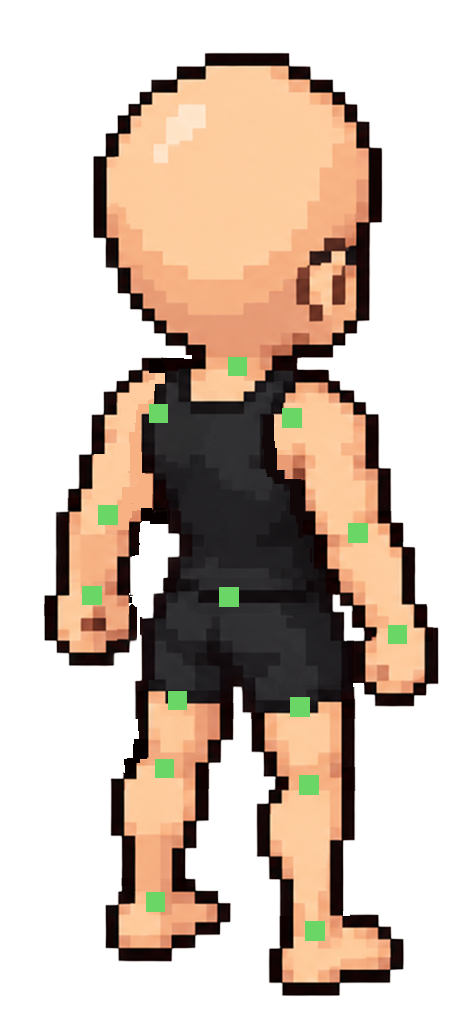
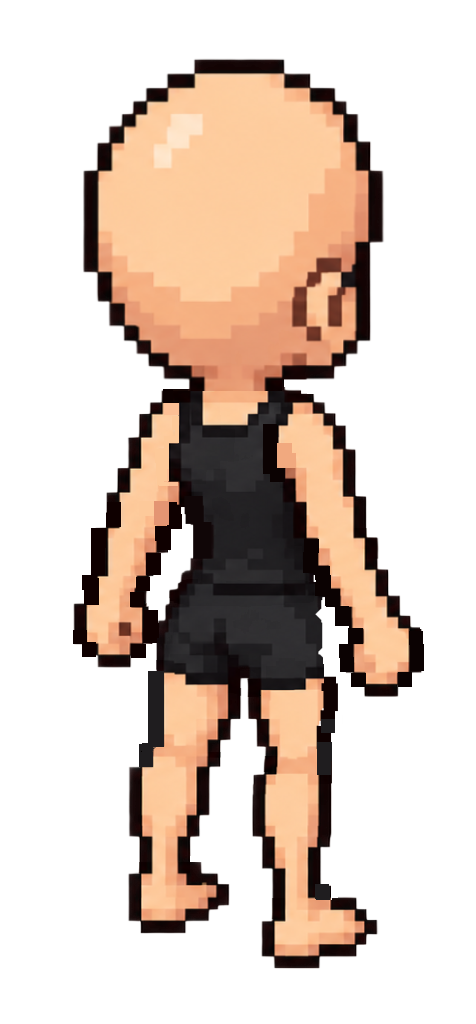
Layers edited between the first and the second 476 x 1024 image:
hid group "back" (1st of 2, in "male") (27 layers) over [left=43, top=52, right=439, bottom=997]
moved "head" (2nd of 4, in "male" › "back" › "body") above "torso", painted on it over [left=82, top=52, right=385, bottom=411]
added group "female" with 56 layers over [left=55, top=52, right=439, bottom=995]
added group "back" (2nd of 2, in "female") with 27 layers in group "female" over [left=71, top=52, right=425, bottom=971]
added group "body" (4th of 4, in "female" › "back") with 13 layers in group "back" over [left=71, top=52, right=425, bottom=734]
added group "arm_l" (4th of 4, in "female" › "back" › "body") with 4 layers in group "body" over [left=263, top=393, right=425, bottom=734]
added group "arm_l_lower" (7th of 8, in "female" › "back" › "body" › "arm_l") with 2 layers in group "arm_l" over [left=303, top=519, right=425, bottom=734]
added layer "head" (4th of 4, in "female" › "back" › "body") in group "body" over [left=82, top=55, right=385, bottom=391]
added layer "torso" (4th of 4, in "female" › "back" › "body") in group "body" over [left=153, top=346, right=359, bottom=607]
added group "arm_r" (4th of 4, in "female" › "back" › "body") with 4 layers in group "body" over [left=73, top=386, right=235, bottom=670]
added group "waist" (7th of 8, in "female" › "back") with 11 layers in group "back" over [left=127, top=578, right=379, bottom=971]
added group "leg_r" (4th of 4, in "female" › "back" › "waist") with 4 layers in group "waist" over [left=127, top=596, right=252, bottom=936]
added group "leg_l" (4th of 4, in "female" › "back" › "waist") with 4 layers in group "waist" over [left=245, top=658, right=379, bottom=971]
added group "leg_l_lower" (7th of 8, in "female" › "back" › "waist" › "leg_l") with 2 layers in group "leg_l" over [left=252, top=756, right=379, bottom=971]
…and 15 more changes (15 added)